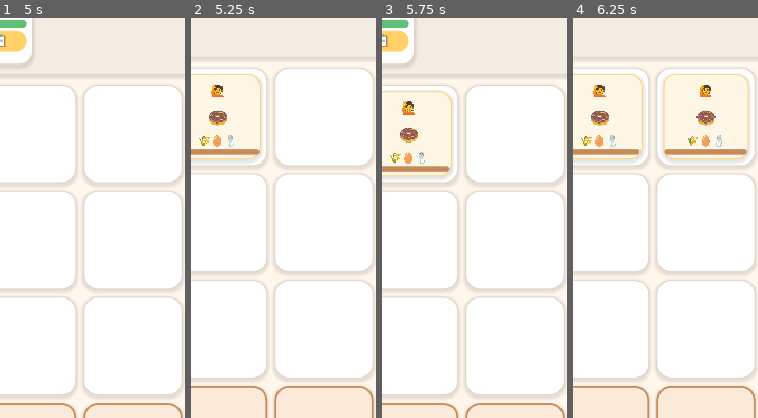
Above: before the commit, frames 1-4 (left to right).
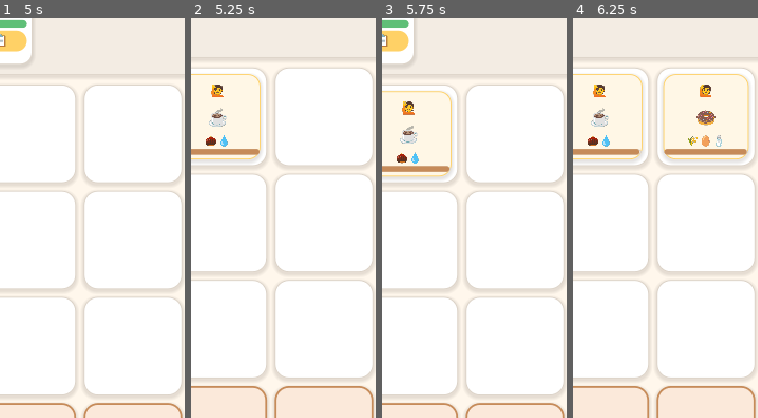
Above: after the commit, the same moments.

Repository: yellyB/game-slot-kitchen
Game: Godot game, scene res://scenes/Main.tscn
Same seed, same stepped clock (60 frames per second), same inputs: the game is played once before the commit and once after it.
Inputs:
- Up to frame 1 (5 s): click "시작" at 0.5 s; click "돈+10만" at 1.25 s; click "🏬" at 2 s; click "🗑️" at 2.75 s; click "✕" at 3.5 s; click "돈+10만" at 4.25 s
- Up to frame 2 (5.25 s): click "📋" at 5 s
- Up to frame 3 (5.75 s): no input
- Up to frame 4 (6.25 s): click "📋" at 5.75 s
The pictures show only the part of the screen within x 14-64%, y 22-72%; the shares and areas given below are measured in that part.

Frame 1 is identical in both runs. In frame 2, 0.7% of the frame differs, in the area x 4-24%, y 22-33%; in frame 3, 0.7%; in frame 4, 0.7%.

Commit message:
feat: 메뉴 6등급(가격 1~30) + 등급 기반 수요(비쌀수록 희귀)
메뉴 6개(등급 1~6 / 가격 1·3·6·10·18·30, placeholder 테마). random_recipe가
등급으로 기본 가중(tier1=6 … tier6=1) → 비싼 메뉴 덜 등장, 수요 버프와 곱.
조리 팝업은 6개 목록 스크롤. 테스트 2종 추가(17 PASS).

Co-Authored-By: Claude Opus 4.8 (1M context) <noreply@anthropic.com>

Diff:
--- a/data/recipes.gd
+++ b/data/recipes.gd
@@ -3,10 +3,15 @@
 ## 레시피 정의 — 요리명 · 아이콘 · 필요재료[] · 조리시간(초).
 ## 재료 id는 Ingredients와 일치. 아이콘은 이모지 placeholder.
 
+## 메뉴 6개 — 등급 1~6, 가격 1~30원(비쌀수록 수요↓, Stats.random_recipe에서 등급 가중).
+## 종류/테마는 placeholder(미정) — 나중에 이름·아이콘·재료 교체. 경제·수요 곡선용.
 const ALL := {
-	"glazed": {"name": "글레이즈드", "icon": "🍩", "ingredients": ["flour", "egg", "sugar"], "cook_time": 5.0, "price": 2, "tag": "donut"},
-	"choco":  {"name": "초코도넛",   "icon": "🍩", "ingredients": ["flour", "egg", "chocolate"], "cook_time": 5.0, "price": 3, "tag": "donut"},
-	"coffee": {"name": "커피",       "icon": "☕", "ingredients": ["bean", "water"], "cook_time": 3.0, "price": 1, "tag": "drink"},
+	"coffee":  {"name": "커피",     "icon": "☕", "ingredients": ["bean", "water"], "cook_time": 3.0, "price": 1,  "tag": "drink", "tier": 1},
+	"glazed":  {"name": "글레이즈드", "icon": "🍩", "ingredients": ["flour", "egg", "sugar"], "cook_time": 5.0, "price": 3,  "tag": "donut", "tier": 2},
+	"latte":   {"name": "라떼",     "icon": "🥛", "ingredients": ["bean", "milk", "water"], "cook_time": 4.0, "price": 6,  "tag": "drink", "tier": 3},
+	"choco":   {"name": "초코도넛",  "icon": "🍪", "ingredients": ["flour", "egg", "chocolate"], "cook_time": 5.0, "price": 10, "tag": "donut", "tier": 4},
+	"cream":   {"name": "크림도넛",  "icon": "🧁", "ingredients": ["flour", "egg", "milk", "sugar"], "cook_time": 6.0, "price": 18, "tag": "donut", "tier": 5},
+	"special": {"name": "스페셜",    "icon": "🥯", "ingredients": ["flour", "egg", "chocolate", "milk"], "cook_time": 7.0, "price": 30, "tag": "donut", "tier": 6},
 }
 
 static func all_ids() -> Array:
--- a/scripts/cooking.gd
+++ b/scripts/cooking.gd
@@ -18,7 +18,7 @@
 	anchor_bottom = 1.0
 	offset_left = 8
 	offset_right = -8
-	offset_top = -260
+	offset_top = -400   # 메뉴 6개 목록 (넘치면 스크롤)
 	offset_bottom = -8
 	add_theme_stylebox_override("panel", UI.sheet())
 
@@ -48,10 +48,20 @@
 	close.pressed.connect(func(): close_requested.emit())
 	header.add_child(close)
 
+	# 레시피 목록 (많으면 스크롤)
+	var scroll := ScrollContainer.new()
+	scroll.size_flags_vertical = Control.SIZE_EXPAND_FILL
+	scroll.horizontal_scroll_mode = ScrollContainer.SCROLL_MODE_DISABLED
+	v.add_child(scroll)
+	var list := VBoxContainer.new()
+	list.size_flags_horizontal = Control.SIZE_EXPAND_FILL
+	list.add_theme_constant_override("separation", 8)
+	scroll.add_child(list)
+
 	for id in Recipes.all_ids():
 		var entry := _entry(id)
 		_entries.append(entry)
-		v.add_child(entry)
+		list.add_child(entry)
 
 
 func open_for(tool: ToolStation) -> void:
--- a/scripts/stats.gd
+++ b/scripts/stats.gd
@@ -22,14 +22,16 @@
 static func warehouse_cost() -> float:
 	return Buffs.mod("warehouse_mult", Config.WAREHOUSE_EXIT_COST)
 
-## 손님이 주문할 레시피 뽑기 — 수요 버프(demand_<tag>)로 가중.
+## 손님이 주문할 레시피 뽑기 — 등급이 높을수록(비쌀수록) 기본 확률↓, 수요 버프(demand_<tag>)로 가중.
 static func random_recipe() -> String:
 	var ids := Recipes.all_ids()
 	var weights := []
 	var total := 0.0
 	for id in ids:
-		var tag := str(Recipes.get_def(id).get("tag", ""))
-		var w := Buffs.mod("demand_" + tag, 1.0)  # 기본 1 × 수요 버프
+		var def := Recipes.get_def(id)
+		var tier := int(def.get("tier", 1))
+		var base := maxf(1.0, 7.0 - tier)          # tier1=6 … tier6=1 (비쌀수록 희귀)
+		var w := Buffs.mod("demand_" + str(def.get("tag", "")), base)
 		weights.append(w)
 		total += w
 	var r := randf() * total
--- a/tests/test_harness.gd
+++ b/tests/test_harness.gd
@@ -36,6 +36,7 @@
 		_t_buff_cap,
 		_t_category_price,
 		_t_demand_weight,
+		_t_price_rarity,
 	]
 
 
@@ -139,12 +140,25 @@
 
 func _t_demand_weight() -> void:
 	Buffs.clear()
-	Buffs.add("drink_demand")   # 커피 수요 ×3 (vs 도넛 각 1)
-	var coffee := 0
+	Buffs.add("drink_demand")   # 음료 수요 ×3
+	var drinks := 0
 	for i in 200:
-		if Stats.random_recipe() == "coffee":
-			coffee += 1
-	_check("수요 조작: 커피 손님 비중↑ (>45%)", coffee > 90)
+		if Recipes.get_def(Stats.random_recipe()).get("tag", "") == "drink":
+			drinks += 1
+	_check("수요 조작: 음료 손님 비중↑ (>55%)", drinks > 110)
+	_reset()
+
+
+func _t_price_rarity() -> void:
+	# 비싼(고등급) 메뉴가 싼 것보다 덜 등장하는지
+	Buffs.clear()
+	var cheap := 0   # tier1 커피
+	var pricey := 0  # tier6 스페셜
+	for i in 400:
+		var r := Stats.random_recipe()
+		if r == "coffee": cheap += 1
+		elif r == "special": pricey += 1
+	_check("가격-희귀도: 비싼 메뉴가 싼 메뉴보다 드묾", cheap > pricey)
 	_reset()
 
 
Not shown, changed: 개발플랜.md
